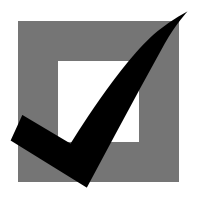
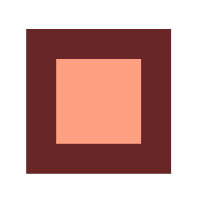
Layers edited between the first and the second w=200, h=200 image:
showed group "unread" (2 layers) over [10,11,188,188]
"Forma 1" (1st of 2, in "unread"): opacity 88% → 87%, painted on it over [18,21,179,182]
hid group "read" (2 layers) over [10,11,188,188]
hid "Capa 1" (2nd of 2, in "read"), opacity 100% → 76% over [10,11,188,188]
painted on "Forma 1" (2nd of 2, in "read") over [18,21,179,182]
